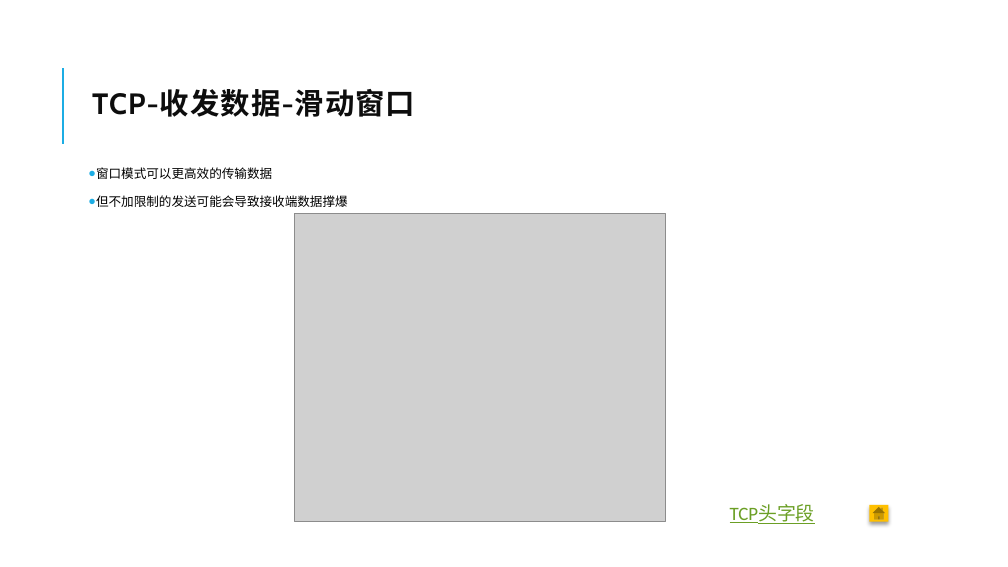
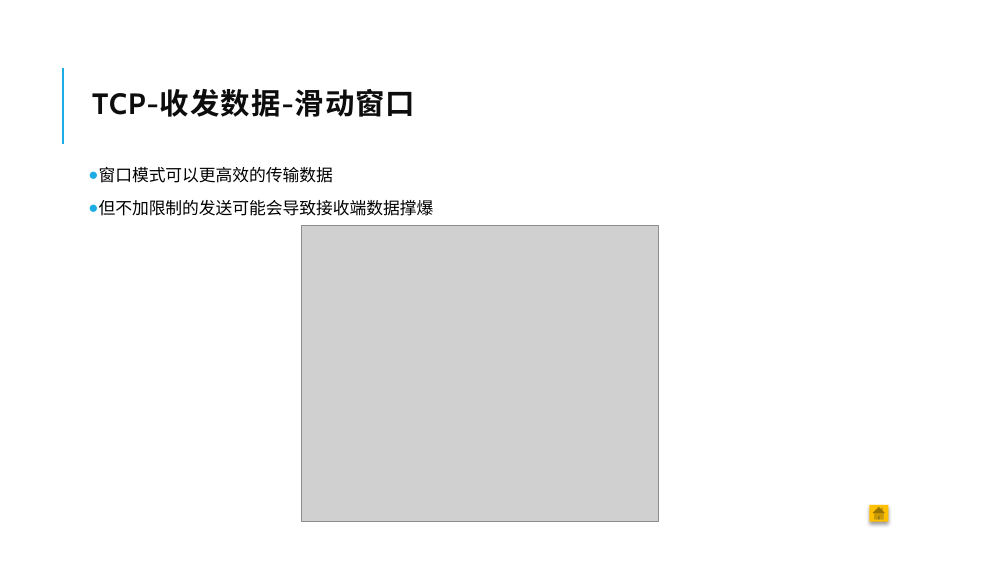
Before and after one commit to sleepingWhiteFish/CAGST, a slide deck: slide 37 of 网络是怎样连接的.pptx. Drawn at 1008x567 pixels with LibreOffice and Linux fonts; fonts in the diff are those of the drawing; grey boxes stand for pictures. Boxes give left, top, right and bottom in pixels: in the first picture for what was removed or moved away, otherwise in the second. Text is boxed around its words. In the diff, an @@ line names an element or a change of style, - is before the commit and + after.

```diff
--- a/网络是怎样连接的.pptx
+++ b/网络是怎样连接的.pptx
@@ text "窗口模式可以更高效的传输数据" at bbox=[99, 167, 434, 216]: size 12 to 16 pt @@
@@ picture: place and size @@
-picture at bbox=[295, 214, 666, 522]
+picture at bbox=[302, 225, 659, 522]
@@ text removed at bbox=[730, 505, 815, 524] @@
-TCP头字段
```
Also in this commit, not shown: 21 other slides changed, 6 slides added, 11 slides removed.
